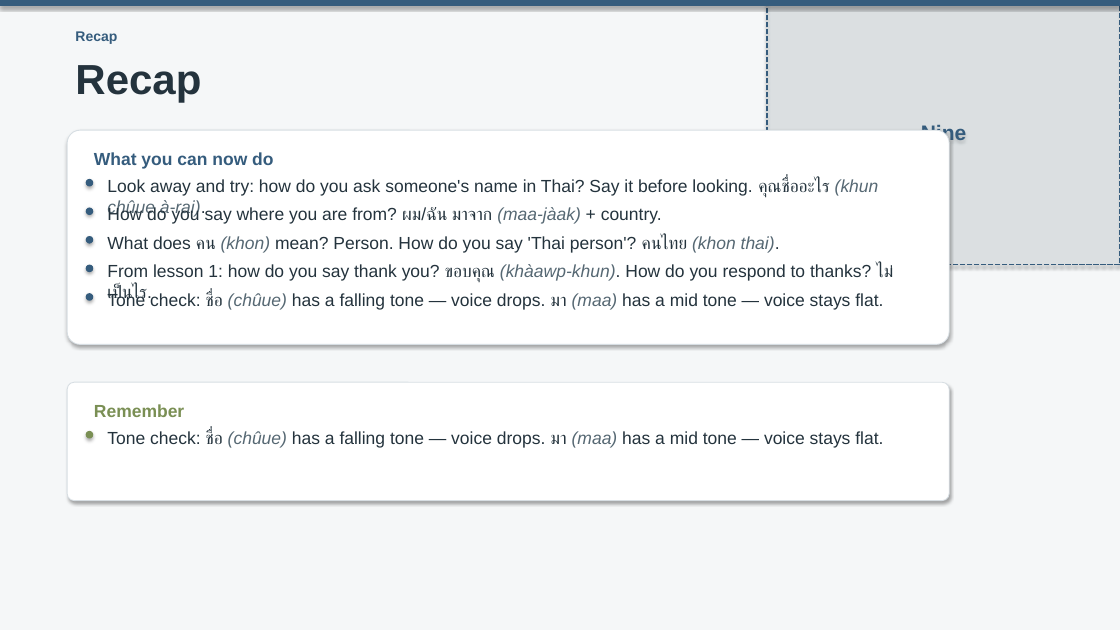
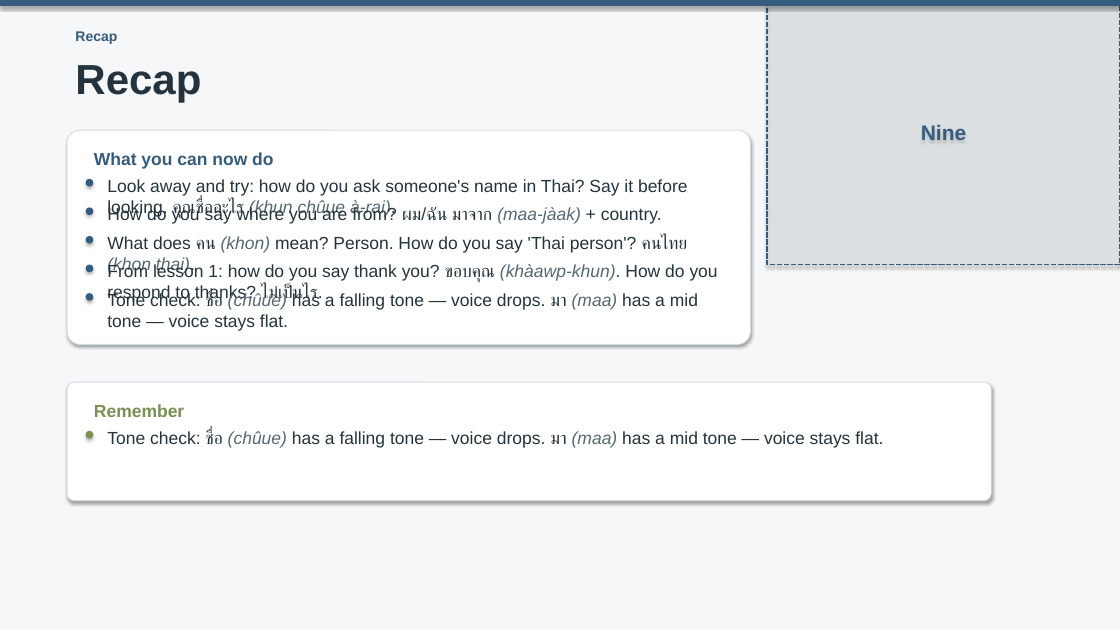
Before and after one commit to OTFTCS/thai-nine, a slide deck: slide 8 of course/modules/M01/L002/M01-L002-deck.pptx. Drawn at 1120x630 pixels with LibreOffice and Linux fonts; fonts in the diff are those of the drawing. Boxes give left, top, right and bottom in pixels: in the first picture for what was removed or moved away, otherwise in the second. Text is boxed around its words. In the diff, an @@ line names an element or a change of style, - is before the commit and + after.

```diff
--- a/course/modules/M01/L002/M01-L002-deck.pptx
+++ b/course/modules/M01/L002/M01-L002-deck.pptx
@@ rounded rectangle: place and size @@
-rounded rectangle at (67, 130, 949, 344)
+rounded rectangle at (67, 130, 750, 344)
@@ text "Look away and try: how ..." rewrapped from (107, 178, 879, 217) to (107, 179, 688, 218) @@
@@ text "What does คน (khon) mean? ..." rewrapped from (107, 235, 780, 253) to (107, 235, 687, 274) @@
@@ text "From lesson 1: how do ..." rewrapped from (107, 264, 893, 282) to (107, 264, 718, 304) @@
@@ text "Tone check: ชื่อ (chûue) has ..." rewrapped from (107, 293, 883, 310) to (107, 293, 698, 331) @@
@@ rounded rectangle: place and size @@
-rounded rectangle at (67, 382, 949, 501)
+rounded rectangle at (67, 382, 991, 501)
```
Also in this commit, not shown: 8 other slides changed, 17 other files.
